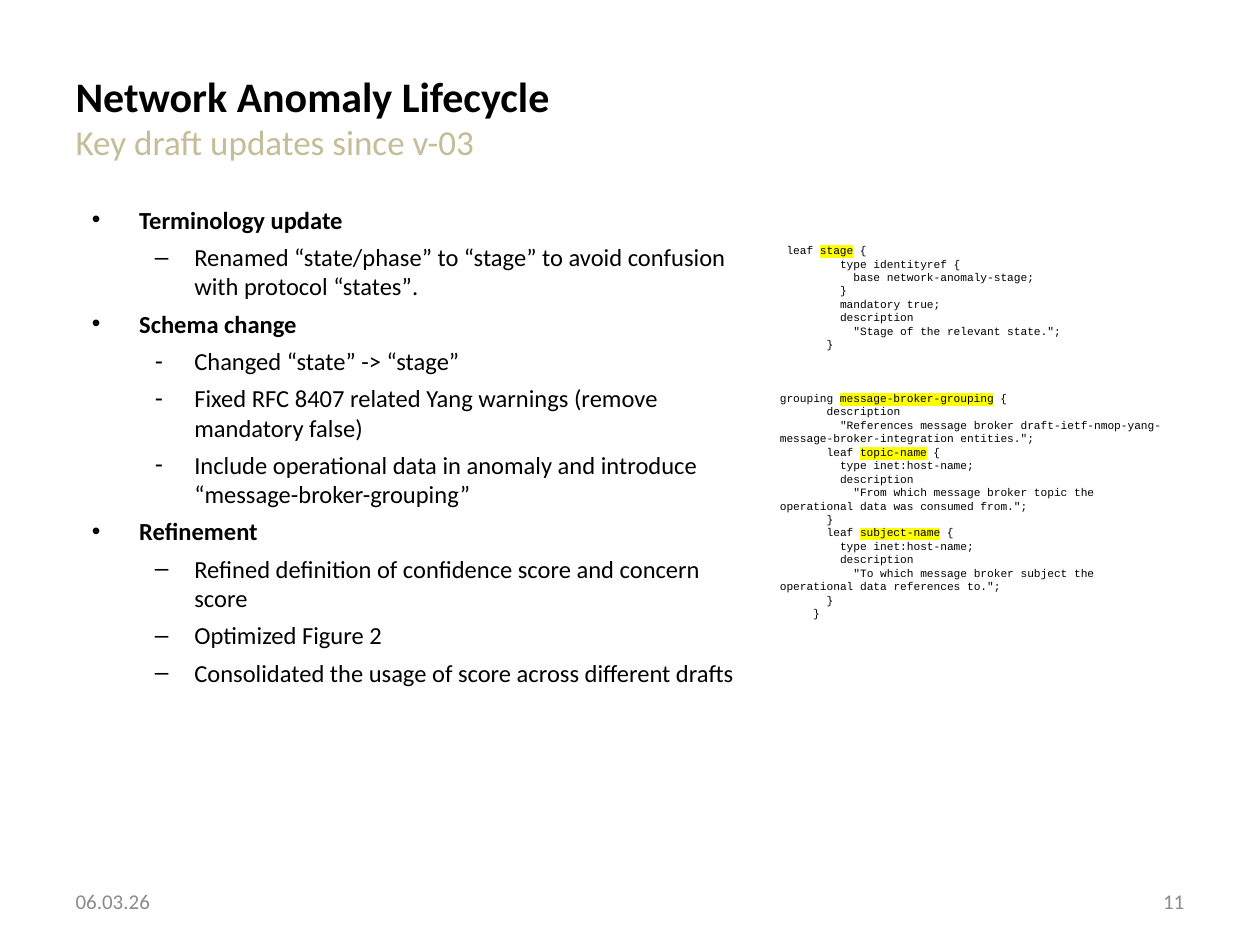
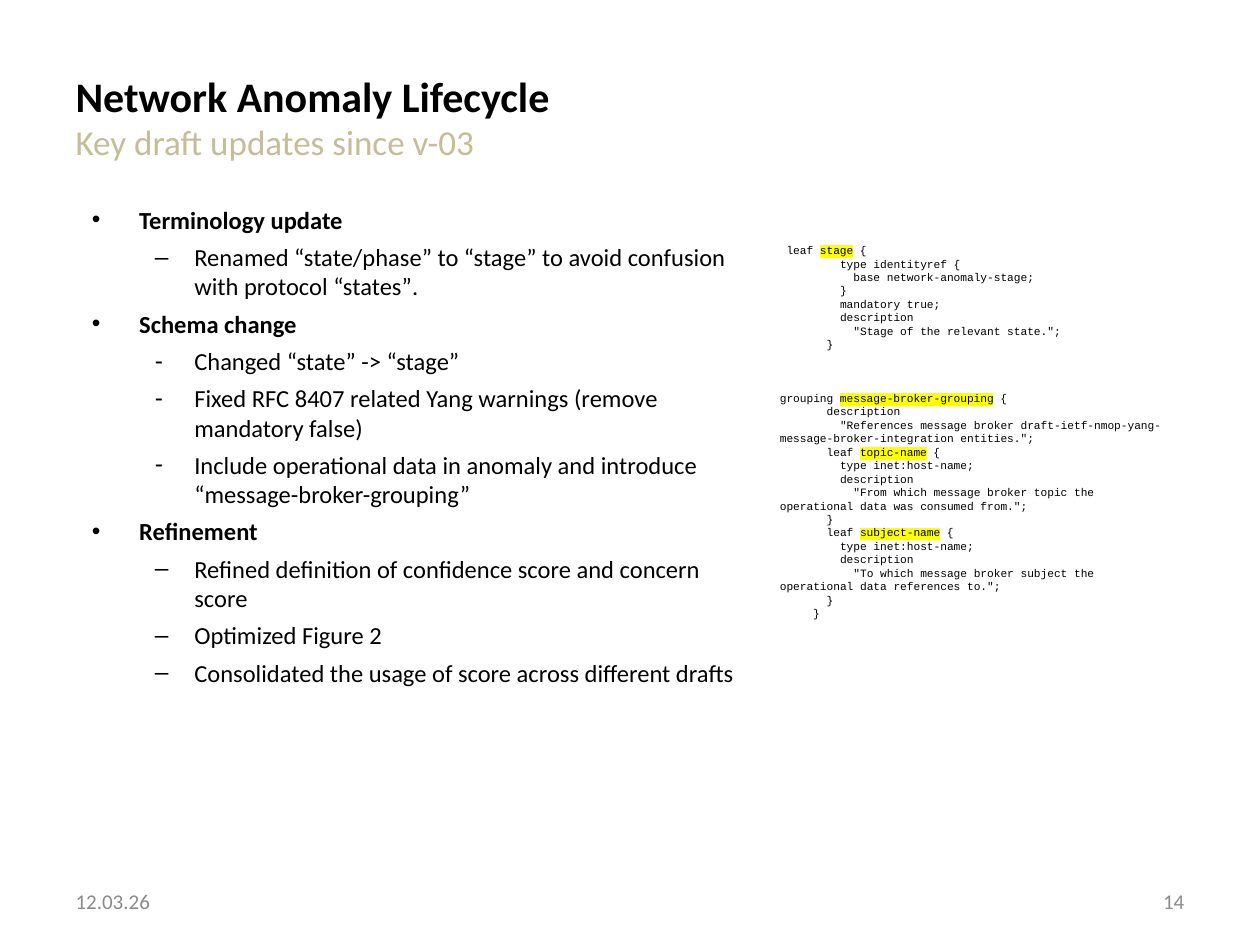
Before and after one commit to network-analytics/ietf-network-analytics-document-status, a slide deck: slide 14 of 125/NMOP/draft-ietf-nmop-network-anomaly-architecture-semantics-lifecycle.pptx (slide 11 before the commit). Drawn at 1260x945 pixels with LibreOffice and Linux fonts; fonts in the diff are those of the drawing. Boxes give left, top, right and bottom in pixels: in the first picture for what was removed or moved away, otherwise in the second. Text is boxed around its words. In the diff, an @@ line names an element or a change of style, - is before the commit and + after.

Commit message:
update NMOP anomaly detection slide decks

```diff
--- a/125/NMOP/draft-ietf-nmop-network-anomaly-architecture-semantics-lifecycle.pptx
+++ b/125/NMOP/draft-ietf-nmop-network-anomaly-architecture-semantics-lifecycle.pptx
@@ text at (76, 895, 150, 909): text changed @@
-06.03.26
+12.03.26
@@ page number at (1163, 895, 1184, 909): text changed @@
-11
+14
```
Also in this commit, not shown: 10 other slides changed, 3 slides added, 2 other files.
